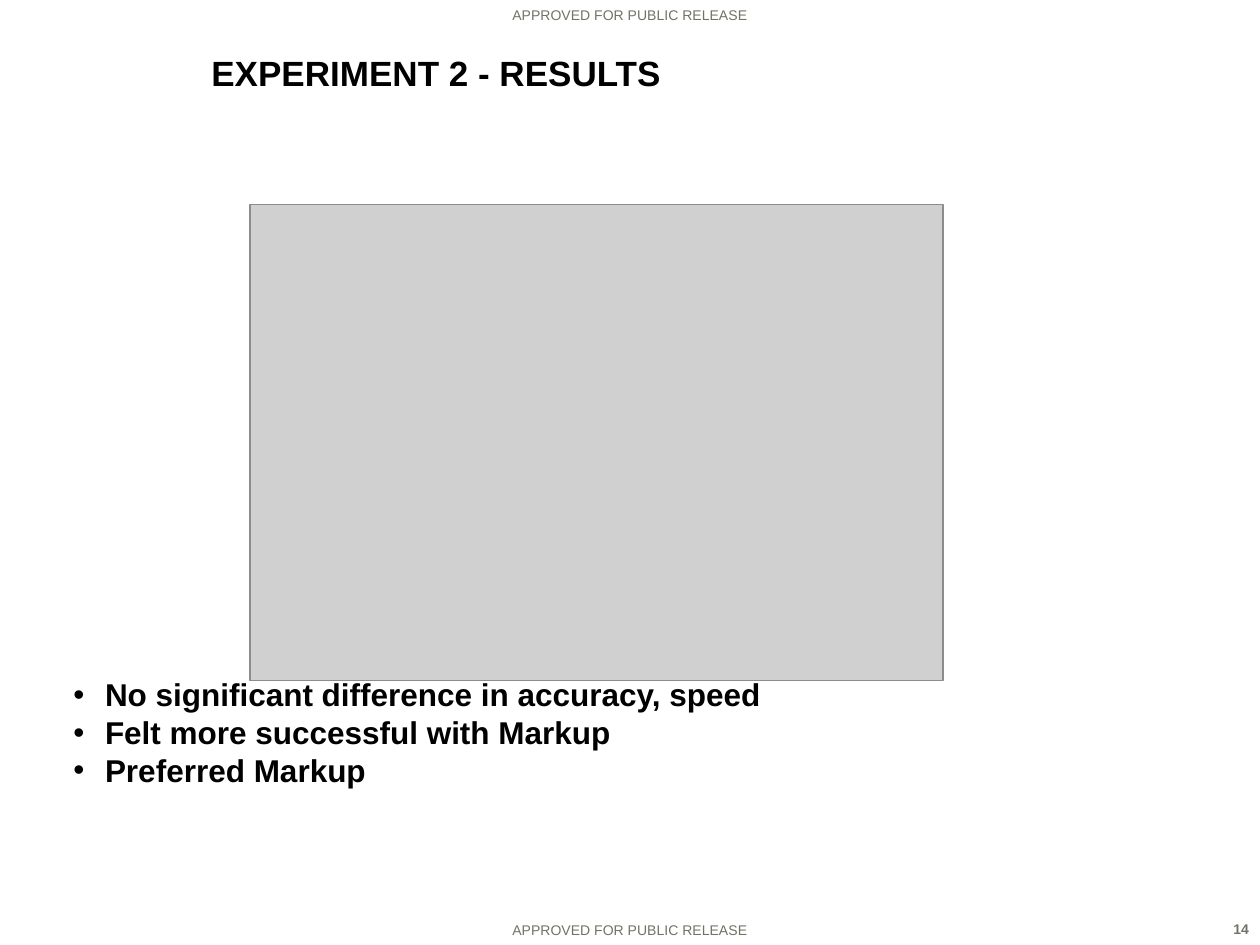
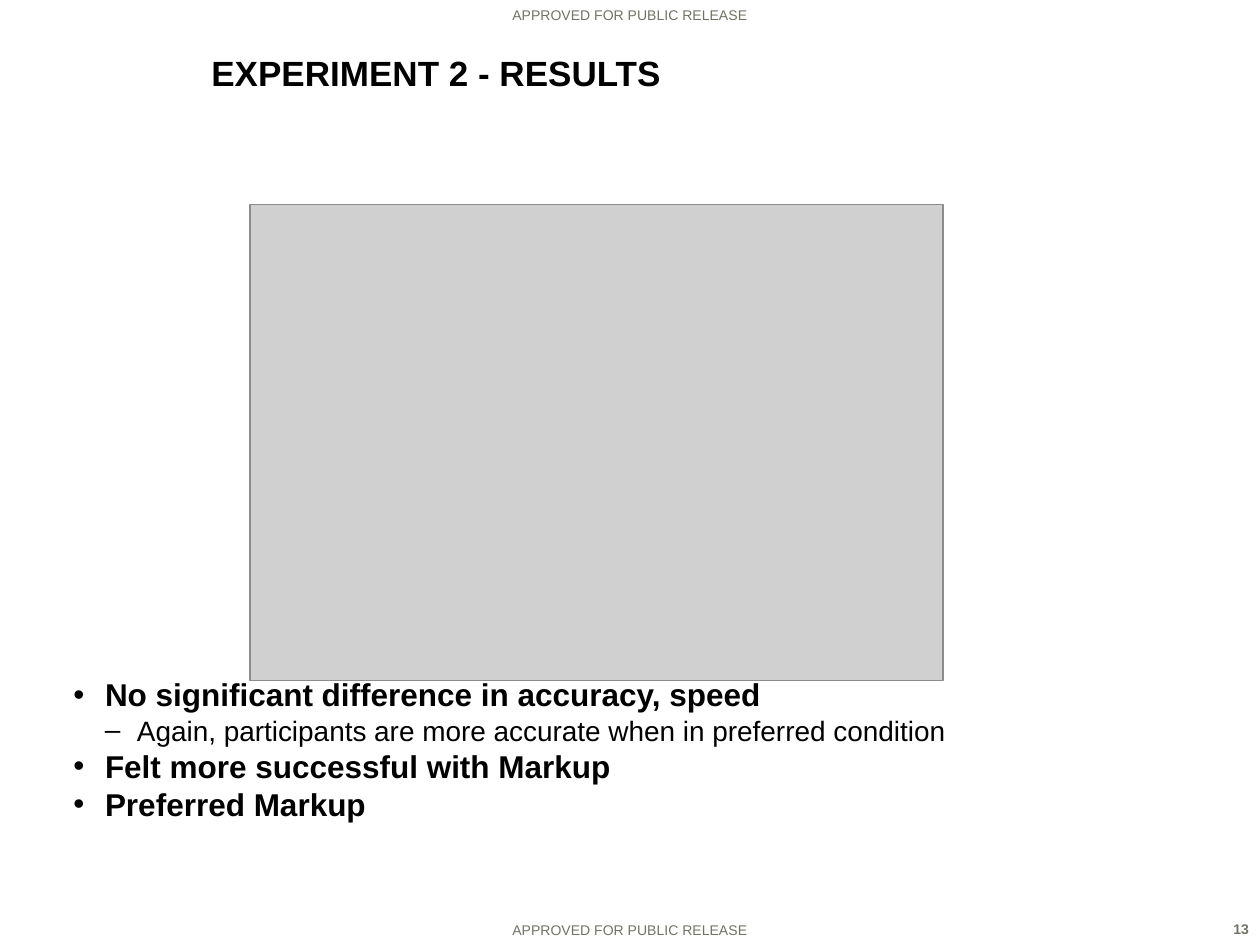
Before and after one commit to ezaroukian/ELICIT-2, a slide deck: slide 13 of analysis/Zaroukian-AHFE-presentation.PPTX (slide 14 before the commit). Drawn at 1260x945 pixels with LibreOffice and Linux fonts; fonts in the diff are those of the drawing; grey boxes stand for pictures; background and template pictures are left out. Boxes give left, top, right and bottom in pixels: in the first picture for what was removed or moved away, otherwise in the second. Text is boxed around its words. In the diff, an @@ line names an element or a change of style, - is before the commit and + after.

```diff
--- a/analysis/Zaroukian-AHFE-presentation.PPTX
+++ b/analysis/Zaroukian-AHFE-presentation.PPTX
@@ text at (x1=137, y1=720, x2=945, y2=746): paragraph added @@
+  – Again, participants are more accurate when in preferred condition
@@ page number at (x1=1233, y1=924, x2=1249, y2=934): text changed @@
-14
+13
```
Also in this commit, not shown: 4 other slides changed, 5 slides added, 4 slides removed, 3 other files.
